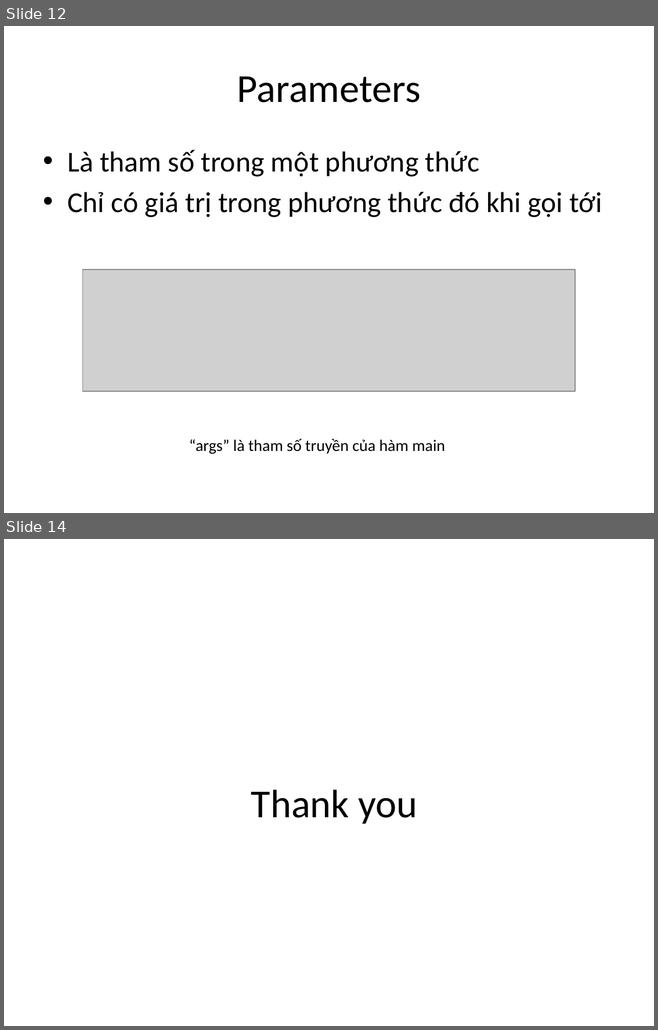
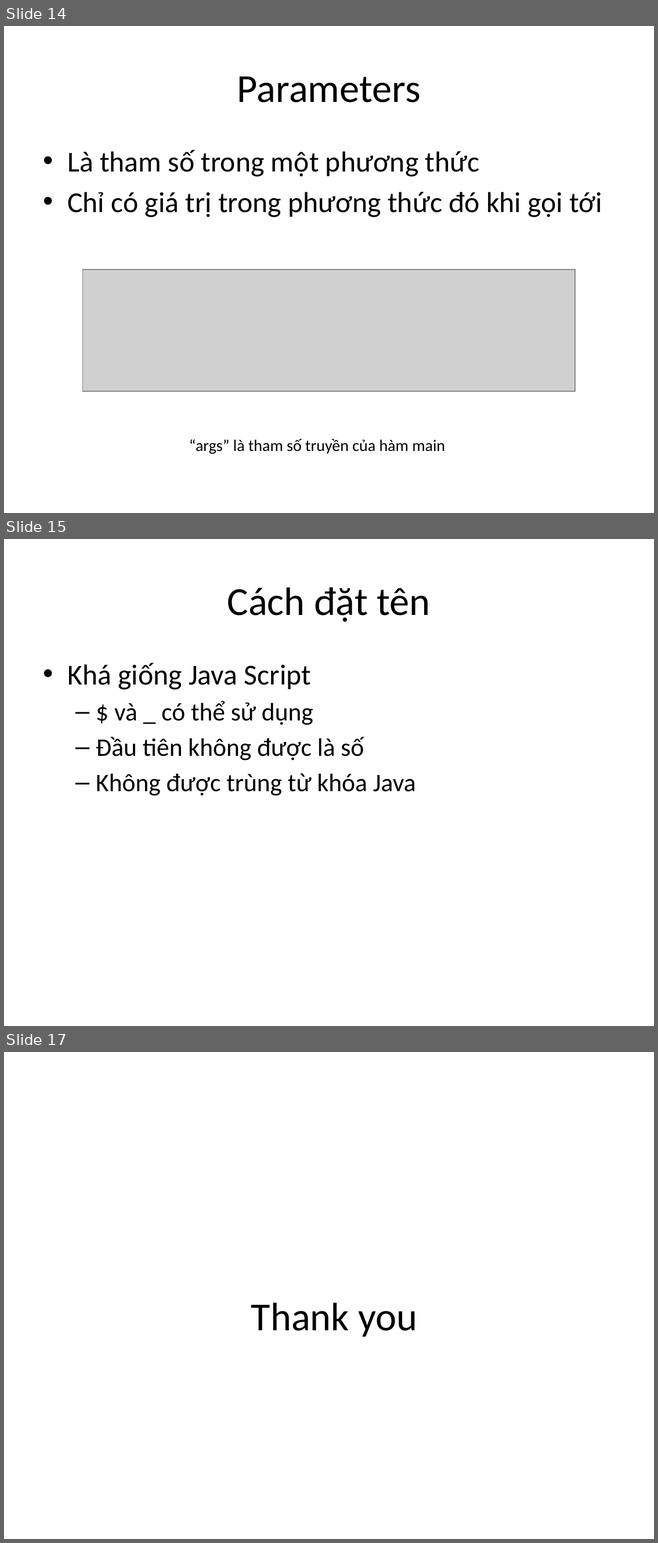
Before and after one commit to phithanh97cs/T3H, a slide deck: 3. Back-end/1. JavaCore/3.Biến trong Java.pptx. Shown one above the other, each under a label of ours: slides 12 and 14 before the commit, slides 14, 15 and 17 after it; the slides between them are not shown. The pictures are 658x1030 and 658x1543 pixels, drawn with LibreOffice and Linux fonts; fonts in the diff are those of the drawing; grey boxes stand for pictures. Boxes give left, top, right and bottom in pixels: in the first picture for what was removed or moved away, otherwise in the second. Text is boxed around its words. In the diff, an @@ line names an element or a change of style, - is before the commit and + after.

```diff
--- a/3. Back-end/1. JavaCore/3.Biến trong Java.pptx
+++ b/3. Back-end/1. JavaCore/3.Biến trong Java.pptx
@@ slide 15 added at (4, 539, 654, 1026), background #FFFFFF @@
@@ title added at (227, 587, 430, 622), 44 pt, text #000000 @@
+Cách đặt tên
@@ text added at (67, 663, 416, 796), 28 pt, text #000000 @@
+• Khá giống Java Script
+  – $ và _ có thể sử dụng
+  – Đầu tiên không được là số
+  – Không được trùng từ khóa Java
@@ what was slide 12 is now slide 14 @@
@@ what was slide 14 is now slide 17 @@
```
Also in this commit, not shown: 2 slides changed, 2 other slides added, 2 other files.
